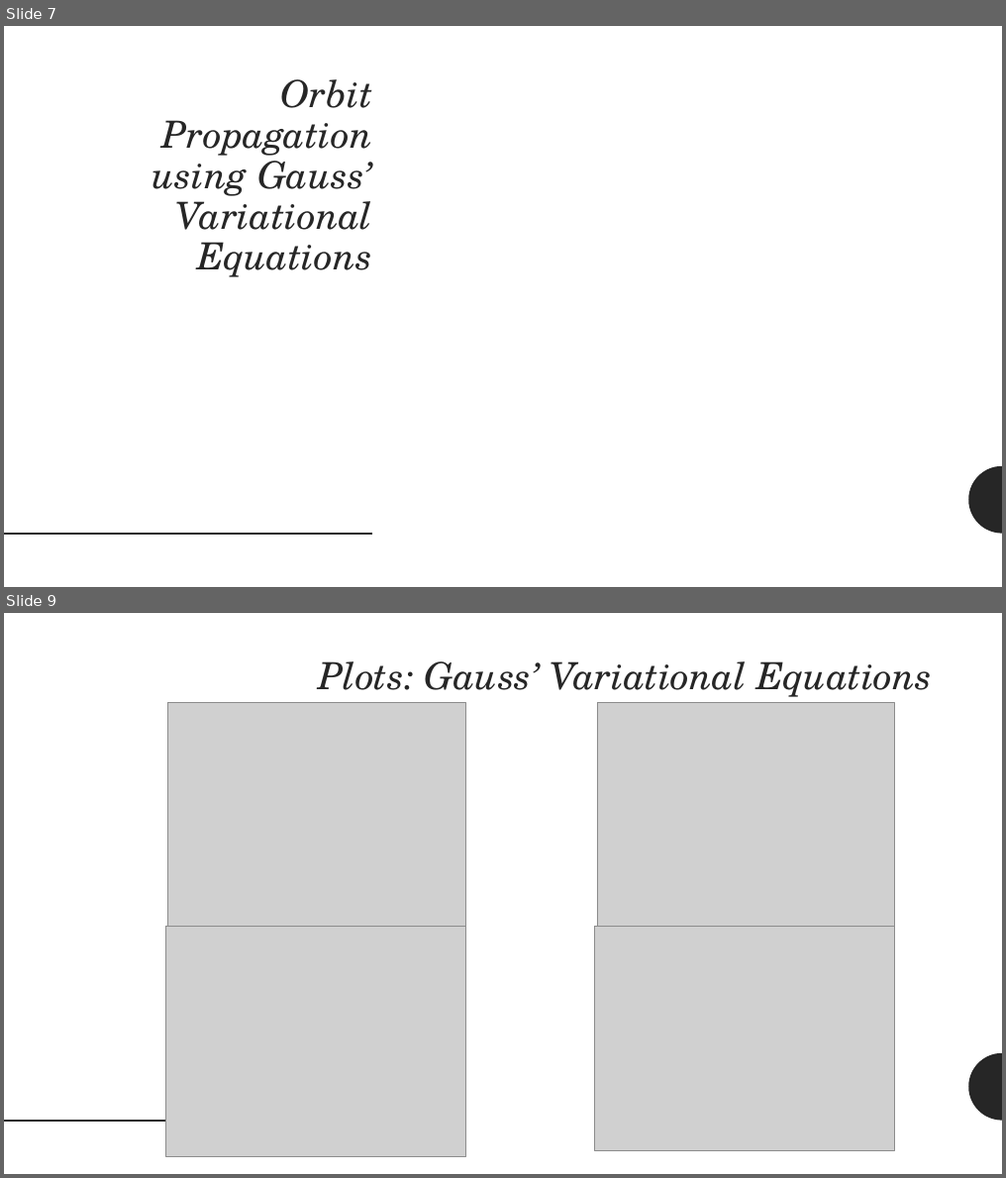
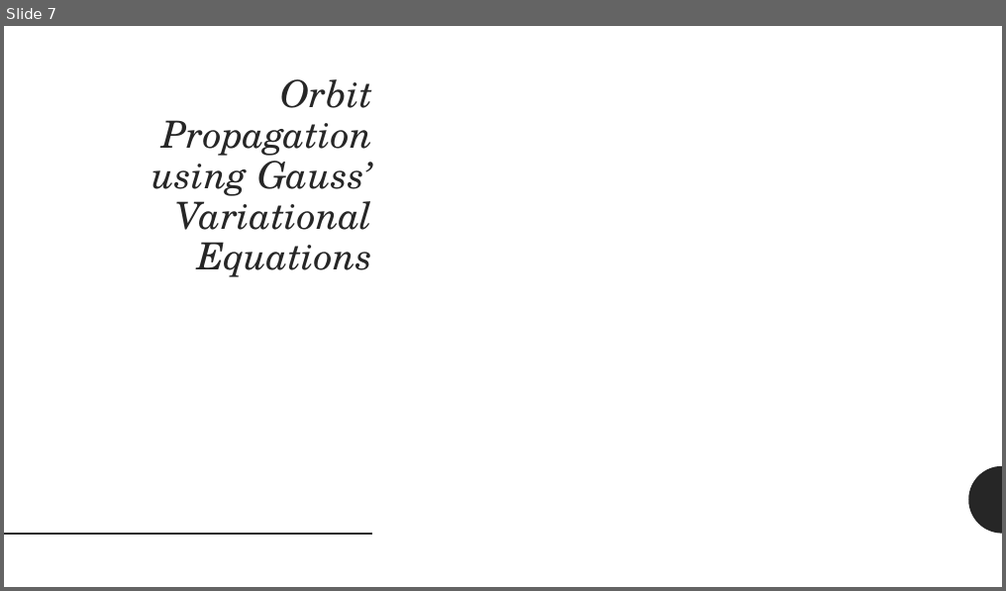
Before and after one commit to gankoji/ame557-proj2, a slide deck: Presentation_Slides/AME 557 Project 2 Outline.pptx. Shown one above the other, each under a label of ours: slides 7 and 9 before the commit, slide 7 after it; the slides between them are not shown. The pictures are 1006x1178 and 1006x591 pixels, drawn with LibreOffice and Linux fonts; fonts in the diff are those of the drawing; grey boxes stand for pictures. Boxes give left, top, right and bottom in pixels: in the first picture for what was removed or moved away, otherwise in the second. Text is boxed around its words. In the diff, an @@ line names an element or a change of style, - is before the commit and + after.

```diff
--- a/Presentation_Slides/AME 557 Project 2 Outline.pptx
+++ b/Presentation_Slides/AME 557 Project 2 Outline.pptx
@@ slide 9 removed at box(4, 613, 1002, 1174), background #FFFFFF; not listed: 2 template elements that a slide beside it also shows @@
@@ title removed at box(319, 662, 933, 697) @@
-Plots: Gauss’ Variational Equations
@@ picture removed at box(168, 703, 466, 926) @@
@@ picture removed at box(597, 703, 895, 926) @@
@@ picture removed at box(165, 926, 466, 1157) @@
@@ picture removed at box(595, 926, 895, 1151) @@
```
Also in this commit, not shown: 5 slides changed, 1 slide added, 1 other slide removed, 1 other file.
